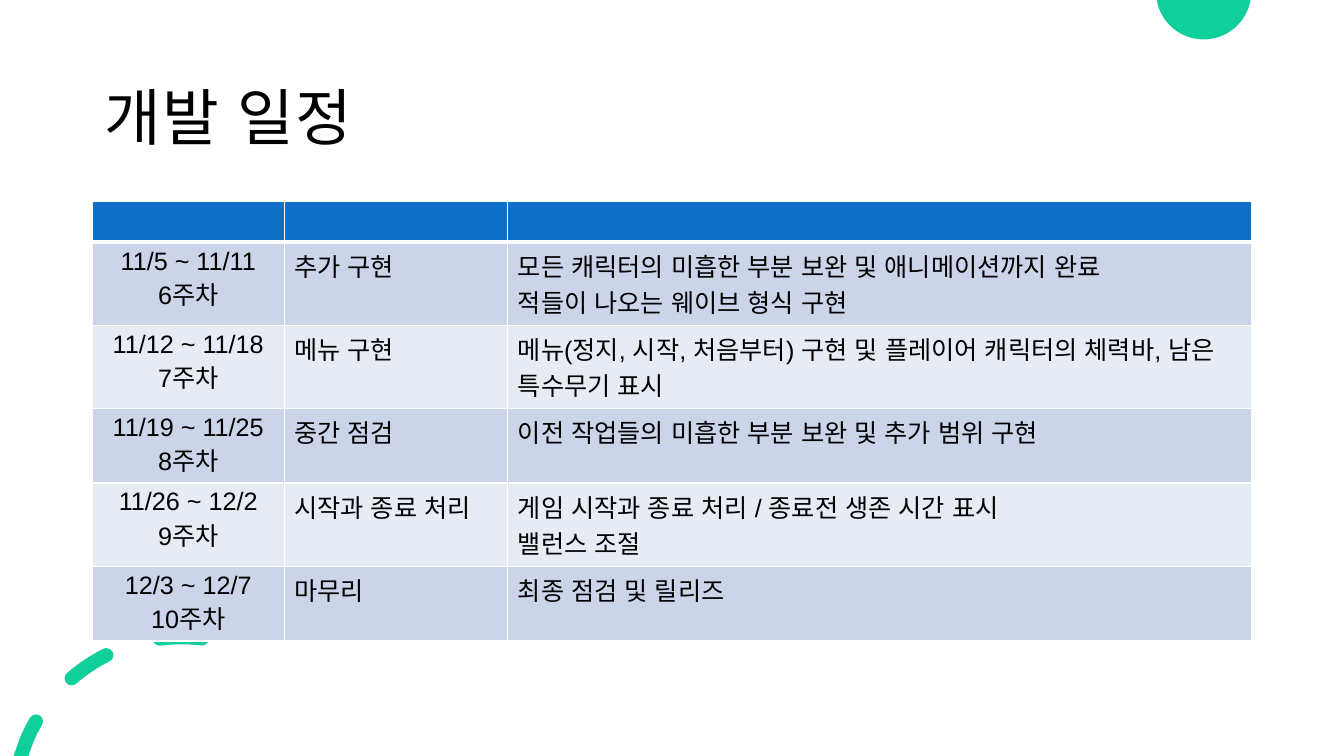
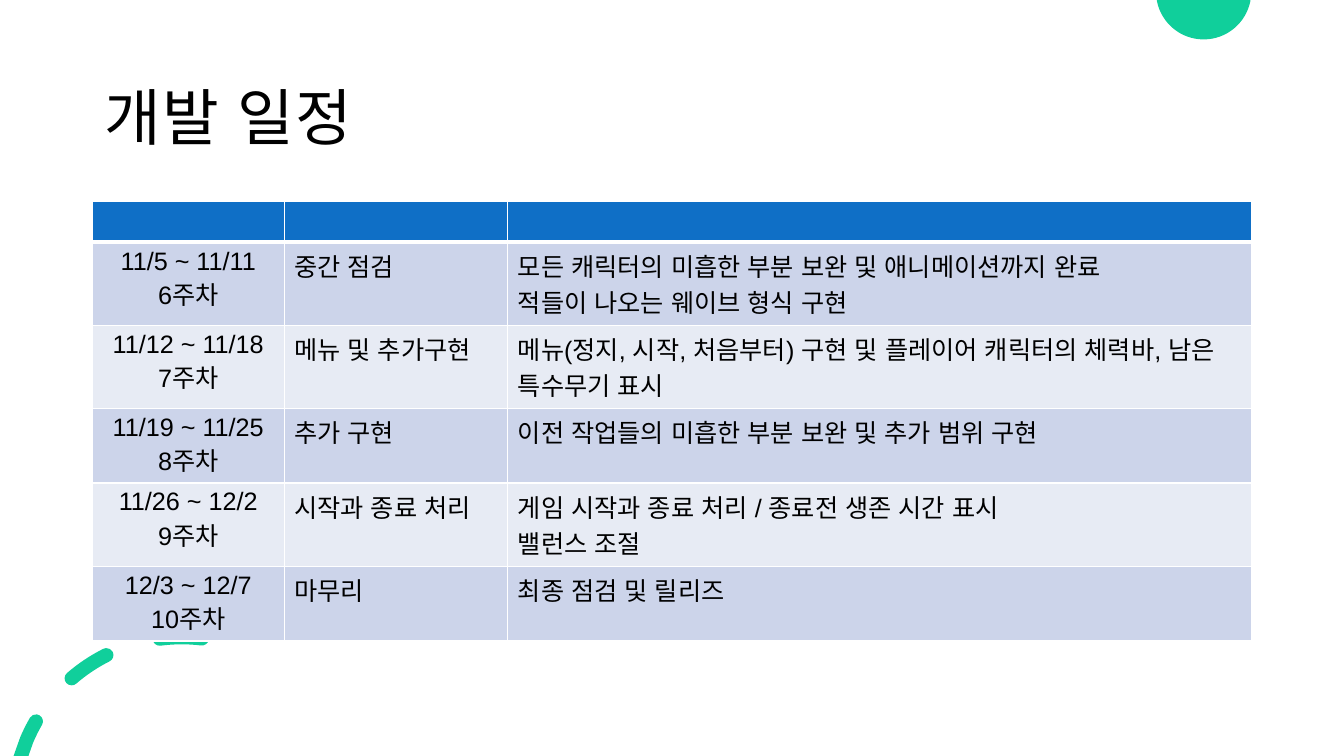
Before and after one commit to RootPHG/2019182018_2DGP_DRILL, a slide deck: slide 6 of 2D게임프로그래밍.pptx. Drawn at 1344x756 pixels with LibreOffice and Linux fonts; fonts in the diff are those of the drawing. Boxes give left, top, right and bottom in pixels: in the first picture for what was removed or moved away, otherwise in the second. Text is boxed around its words. In the diff, an @@ line names an element or a change of style, - is before the commit and + after.

```diff
--- a/2D게임프로그래밍.pptx
+++ b/2D게임프로그래밍.pptx
@@ table at bbox=[93, 202, 1252, 634] @@
-row 2, column 2: 추가 구현
+row 2, column 2: 중간 점검
-row 3, column 2: 메뉴 구현
+row 3, column 2: 메뉴 및 추가구현
-row 4, column 2: 중간 점검
+row 4, column 2: 추가 구현
```
Also in this commit, not shown: 1 other slide changed.
